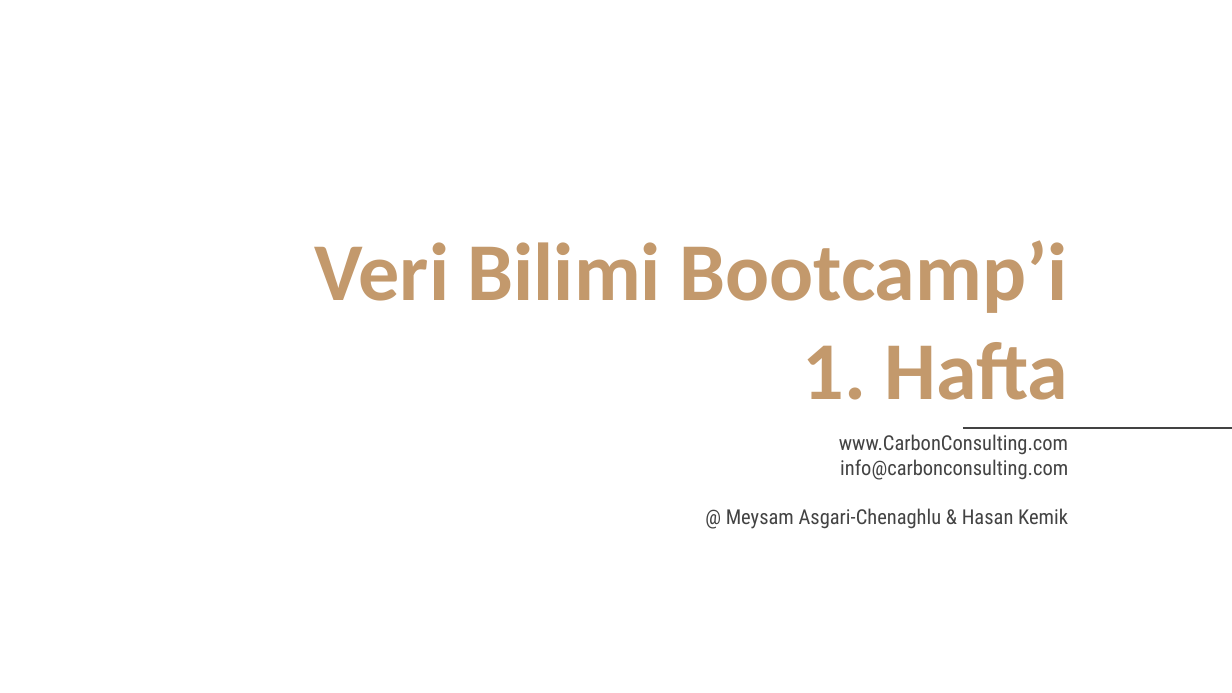
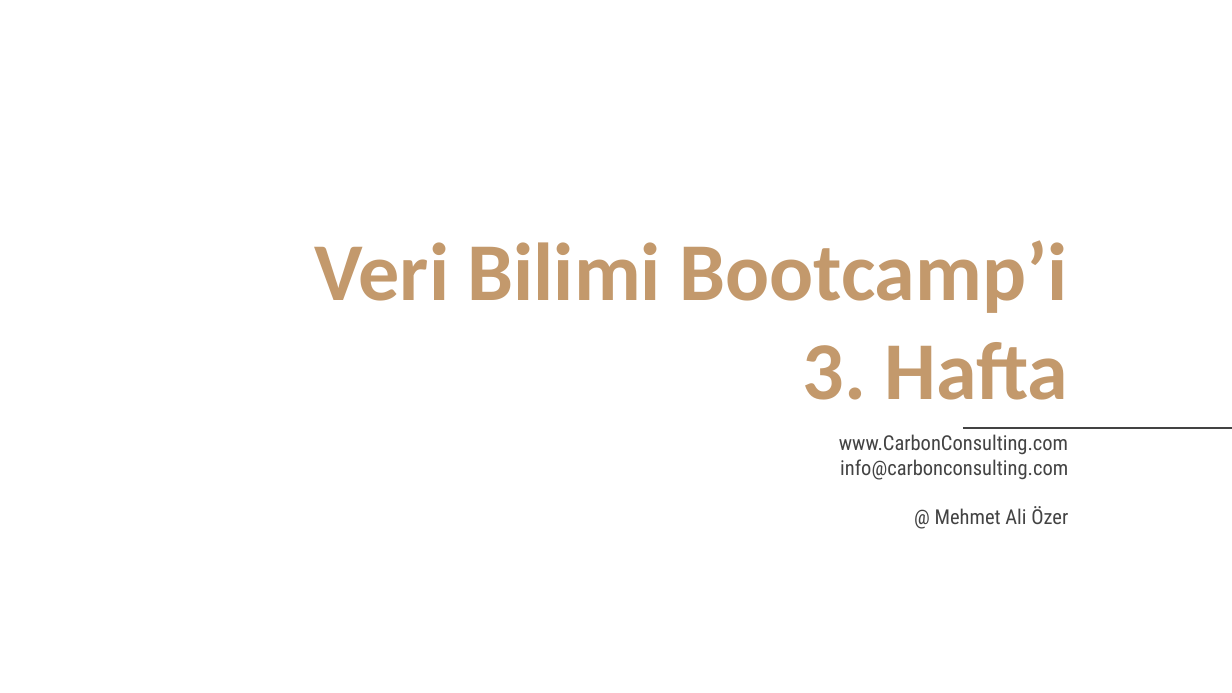
Before and after one commit to glosaCarbon/kodluyoruz_carbon_veri_bilimi_bootcamp, a slide deck: slide 1 of week3/Kodluyoruz_Carbon_Bootcamp_Week03.pptx. Drawn at 1232x693 pixels with LibreOffice and Linux fonts; fonts in the diff are those of the drawing; background and template pictures are left out. Boxes give left, top, right and bottom in pixels: in the first picture for what was removed or moved away, otherwise in the second. Text is boxed around its words. In the diff, an @@ line names an element or a change of style, - is before the commit and + after.

```diff
--- a/week3/Kodluyoruz_Carbon_Bootcamp_Week03.pptx
+++ b/week3/Kodluyoruz_Carbon_Bootcamp_Week03.pptx
@@ title at <box>314,240,1069,400</box>: text changed @@
-Veri Bilimi Bootcamp’i
-1. Hafta
+Veri Bilimi Bootcamp’i
+3. Hafta
@@ subtitle at <box>839,434,1068,524</box>: text changed @@
-www.CarbonConsulting.com
-info@carbonconsulting.com
-@ Meysam Asgari-Chenaghlu & Hasan Kemik
+www.CarbonConsulting.com
+info@carbonconsulting.com
+@ Mehmet Ali Özer
```
Also in this commit, not shown: 12 slides added, 2 slides removed.
